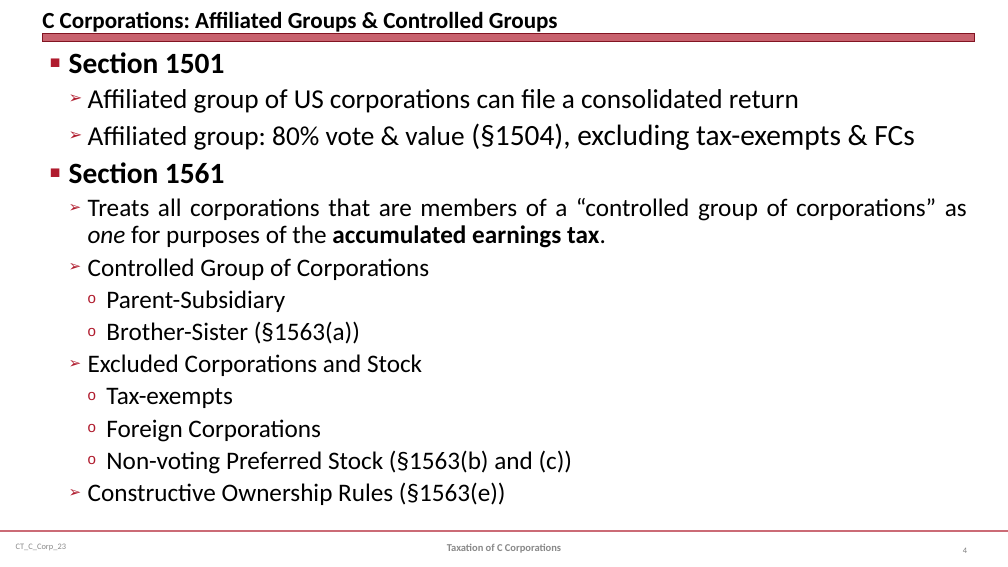
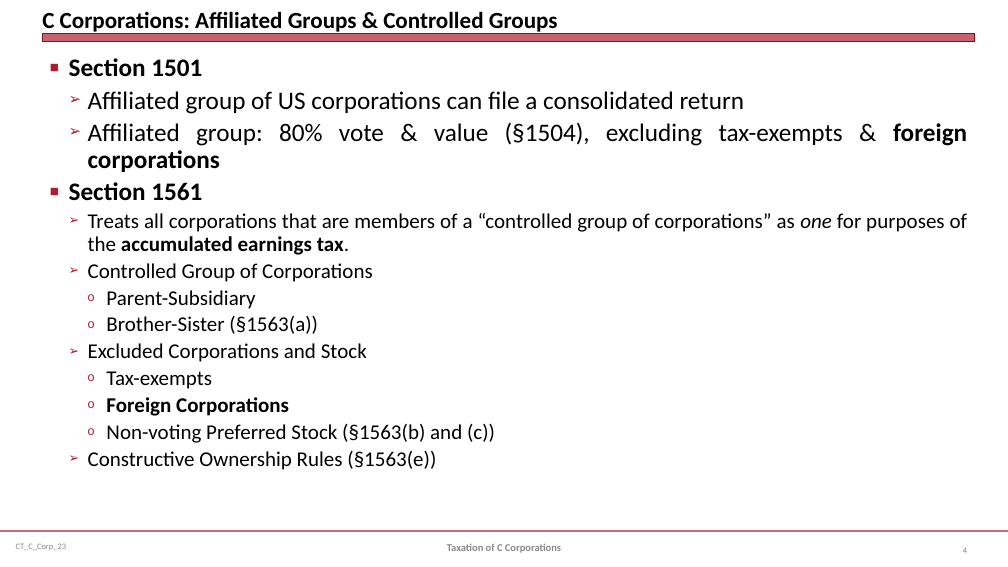
Before and after one commit to jmc877/Corporate-Tax, a slide deck: slide 4 of slides/CT_C_Corp_23.pptx. Drawn at 1008x567 pixels with LibreOffice and Linux fonts; fonts in the diff are those of the drawing. Boxes give left, top, right and bottom in pixels: in the first picture for what was removed or moved away, otherwise in the second. Text is boxed around its words. In the diff, an @@ line names an element or a change of style, - is before the commit and + after.

```diff
--- a/slides/CT_C_Corp_23.pptx
+++ b/slides/CT_C_Corp_23.pptx
@@ text at bbox=[69, 58, 967, 470]: size 28 to 24 pt in "Section 1501", "Section 1561"; size 26 to 24 pt in "Affiliated group of US corporations can file ..."; size 24 to 20 pt in "Treats all corporations that are members of ...", "Controlled Group of Corporations", "Parent-Subsidiary", "Brother-Sister (§1563(a))" and 5 more places; bold on in "Foreign Corporations" @@
@@ text at bbox=[88, 122, 967, 172]: text changed; size 28 to 24 pt @@
-  ➢ Affiliated group: 80% vote & value (§1504), excluding tax-exempts & FCs
+  ➢ Affiliated group: 80% vote & value (§1504), excluding tax-exempts & foreign corporations
```
Also in this commit, not shown: 7 other slides changed, 6 slides added.
